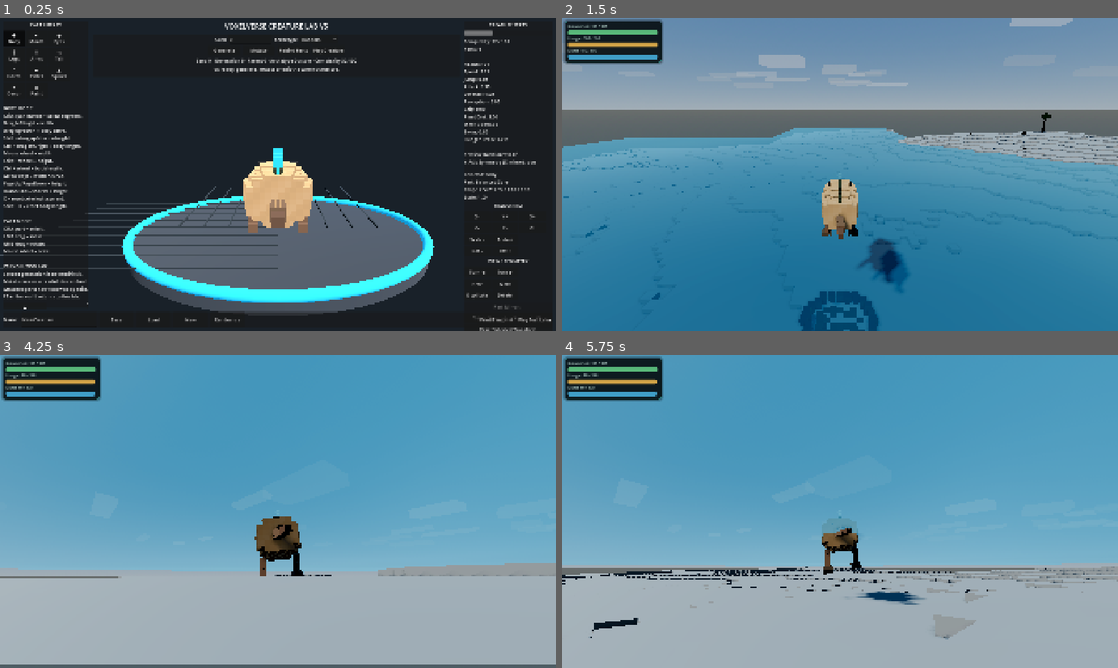
Above: before the commit, frames 1-4 (two rows, left to right).
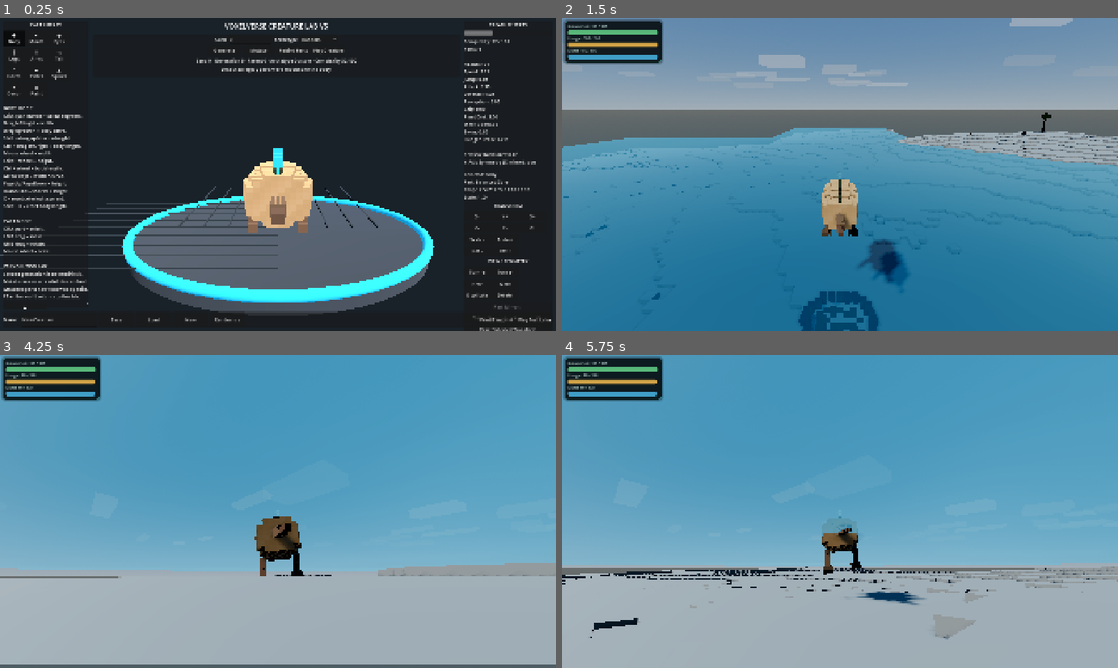
Above: after the commit, the same moments.

Repository: MajorDragonfly/voxelverse
Game: Godot game, scene res://creatures/editor/creature_editor.tscn
The game is run twice, just before and just after one commit, with the same random seed, the same clock (stepped at 60 frames per second) and the same inputs. This scene is started directly instead of the project's main scene.
Inputs (mouse positions are in pixels of both pictures, inside the frame that each line leads up to):
- Up to frame 1 (0.25 s): no input
- Up to frame 2 (1.5 s): click "Save" at 0.5 s; click "Play Test Later" at 1.25 s
- Up to frame 3 (4.25 s): tap Enter at 2 s; move the mouse to (305, 511) at 2.02 s; hold W (move_forward) from 2.03 s (still down); click (305, 511) at 2.1 s; tap Space (jump) at 2.27, 3.02 s; move the mouse to (250, 511) at 2.77 s; tap L at 2.85 s; move the mouse to (289, 505) at 3.52 s; tap R at 3.6 s
- Up to frame 4 (5.75 s): keep holding W (move_forward); move the mouse to (834, 517) at 4.27 s; tap Tab at 4.35 s; click (834, 517) at 4.42 s; tap Space (jump) at 4.52, 5.27 s; move the mouse to (878, 514) at 5.02 s; tap Delete at 5.1 s

The runs differ from the first frame. In frame 1, 0.3% of the frame differs, in the area x 38-62%, y 15-68%; in frame 2, less than 0.1%; in frame 3, less than 0.1%; in frame 4, less than 0.1%.

Commit message:
Repair critical creature attachments with schema migration

Diff:
--- a/creatures/editor/creature_attachment_normalizer.gd
+++ b/creatures/editor/creature_attachment_normalizer.gd
@@ -3,41 +3,125 @@
 
 const Blueprint = preload("res://creatures/editor/creature_blueprint.gd")
 const Anatomy = preload("res://creatures/editor/creature_anatomy.gd")
+const PartLibrary = preload("res://creatures/editor/creature_part_library.gd")
+const SpineProfile = preload("res://creatures/editor/creature_spine_profile.gd")
+
+const ATTACHMENT_SCHEMA_VERSION: int = 2
+
 
 # Old editor/runtime versions stored world-like part positions as manual offsets.
-# This migration keeps deliberate small edits, but removes offsets that detach a
-# part from the generated body surface.
-static func normalize(blueprint: Dictionary, force_rebind: bool = false) -> bool:
+# Version 2 performs a one-time hard repair for critical body connections. After
+# the migration, deliberate edits remain possible as long as they stay close to
+# the anatomical surface anchor.
+static func normalize(
+	blueprint: Dictionary,
+	force_rebind: bool = false
+) -> bool:
+	SpineProfile.ensure_profile(blueprint)
 	Anatomy.ensure_anchors(blueprint, true)
-	var body_shape: Vector3 = Blueprint.get_body_shape(blueprint) * Blueprint.get_body_scale(blueprint)
-	var maximum_offset := Vector3(
-		maxf(body_shape.x * 0.38, 0.32),
-		maxf(body_shape.y * 0.42, 0.32),
-		maxf(body_shape.z * 0.24, 0.42)
+
+	var body_shape: Vector3 = (
+		Blueprint.get_body_shape(blueprint)
+		* Blueprint.get_body_scale(blueprint)
 	)
-	var changed := false
+	body_shape.z *= SpineProfile.get_body_length_scale(blueprint)
+
+	var generation: Dictionary = blueprint.get("generation", {})
+	var source_schema_version: int = int(
+		generation.get("attachment_schema_version", 0)
+	)
+	var migrate_critical_connections: bool = (
+		source_schema_version < ATTACHMENT_SCHEMA_VERSION
+	)
+
+	var changed: bool = false
+	var reset_indices: Array[int] = []
 	var parts: Array = blueprint.get("parts", [])
 
 	for index in range(parts.size()):
 		if not (parts[index] is Dictionary):
 			continue
+
 		var placement: Dictionary = parts[index]
+		var category_id: String = str(
+			placement.get("category", "")
+		)
 		var manual_offset: Vector3 = Blueprint._as_vector3(
 			placement.get("manual_offset", Vector3.ZERO)
 		)
-		var invalid := (
+		var maximum_offset: Vector3 = _get_maximum_offset(
+			category_id,
+			body_shape
+		)
+		var invalid: bool = (
 			force_rebind
 			or absf(manual_offset.x) > maximum_offset.x
 			or absf(manual_offset.y) > maximum_offset.y
 			or absf(manual_offset.z) > maximum_offset.z
 			or manual_offset.length() > maximum_offset.length() * 0.72
 		)
+
+		# Mouths, eyes and tails must start from a known surface connection.
+		# Earlier saves can contain offsets that are numerically small compared
+		# with a long body, but still leave a visible gap at the attachment point.
+		if (
+			migrate_critical_connections
+			and _is_critical_attachment(category_id)
+		):
+			invalid = true
+
 		if invalid:
-			placement["manual_offset"] = Vector3.ZERO
-			placement["anchor_locked"] = true
-			parts[index] = placement
-			changed = true
+			reset_indices.append(index)
 
-	blueprint["parts"] = parts
+	for part_index in reset_indices:
+		Anatomy.reset_part_anchor(blueprint, part_index)
+		changed = true
+
+	if migrate_critical_connections:
+		generation["attachment_schema_version"] = (
+			ATTACHMENT_SCHEMA_VERSION
+		)
+		blueprint["generation"] = generation
+		changed = true
+
 	Anatomy.rebind_all_parts(blueprint)
 	return changed
+
+
+static func _is_critical_attachment(category_id: String) -> bool:
+	return category_id in [
+		PartLibrary.CATEGORY_MOUTH,
+		PartLibrary.CATEGORY_EYES,
+		PartLibrary.CATEGORY_TAIL,
+	]
+
+
+static func _get_maximum_offset(
+	category_id: String,
+	body_shape: Vector3
+) -> Vector3:
+	match category_id:
+		PartLibrary.CATEGORY_MOUTH:
+			return Vector3(
+				maxf(body_shape.x * 0.10, 0.14),
+				maxf(body_shape.y * 0.12, 0.14),
+				maxf(body_shape.z * 0.035, 0.16)
+			)
+		PartLibrary.CATEGORY_EYES:
+			return Vector3(
+				maxf(body_shape.x * 0.10, 0.14),
+				maxf(body_shape.y * 0.12, 0.14),
+				maxf(body_shape.z * 0.03, 0.14)
+			)
+		PartLibrary.CATEGORY_TAIL:
+			return Vector3(
+				maxf(body_shape.x * 0.10, 0.15),
+				maxf(body_shape.y * 0.12, 0.15),
+				maxf(body_shape.z * 0.04, 0.18)
+			)
+		_:
+			return Vector3(
+				maxf(body_shape.x * 0.38, 0.32),
+				maxf(body_shape.y * 0.42, 0.32),
+				maxf(body_shape.z * 0.24, 0.42)
+			)
